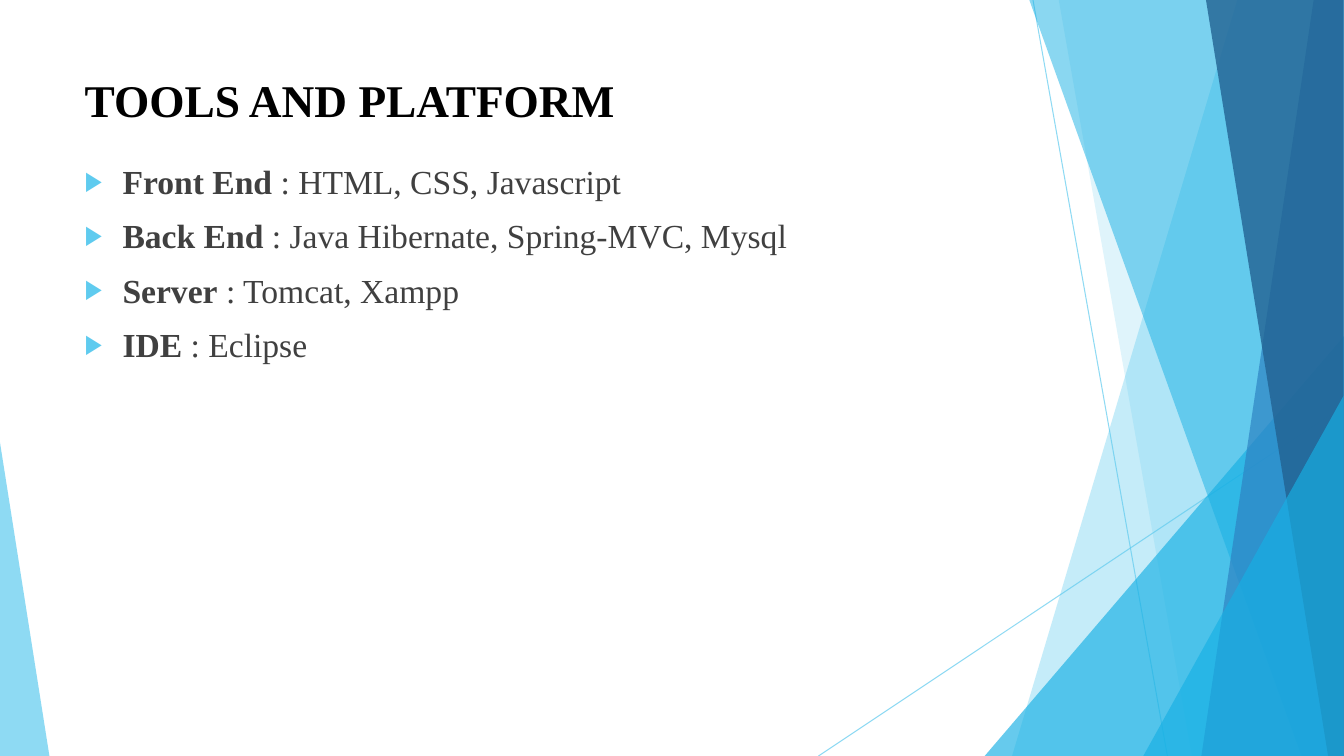
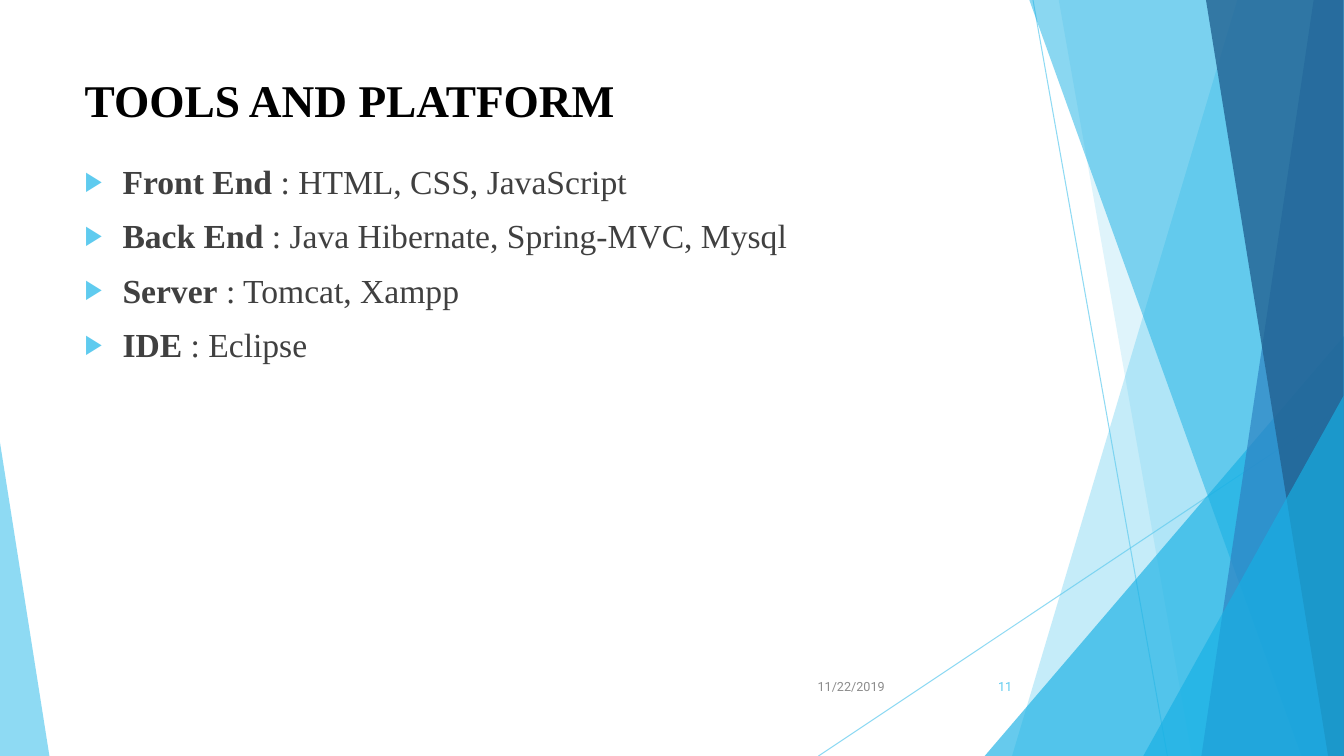
Before and after one commit to KojuOrg/E-Mart-Document, a slide deck: slide 11 of Proposal/Presentation/ProposalSlide.pptx. Drawn at 1344x756 pixels with LibreOffice and Linux fonts; fonts in the diff are those of the drawing. Boxes give left, top, right and bottom in pixels: in the first picture for what was removed or moved away, otherwise in the second. Text is boxed around its words. In the diff, an @@ line names an element or a change of style, - is before the commit and + after.

```diff
--- a/Proposal/Presentation/ProposalSlide.pptx
+++ b/Proposal/Presentation/ProposalSlide.pptx
@@ text at box(123, 170, 627, 201): text changed @@
-▶ Front End : HTML, CSS, Javascript
+▶ Front End : HTML, CSS, JavaScript
@@ text added at box(818, 682, 885, 692), 9 pt, text #8C8C8C @@
+11/22/2019
@@ page number added at box(998, 682, 1012, 691), 9 pt, text #5FCBEF @@
+11
```
Also in this commit, not shown: 13 other slides changed, 1 other file.
